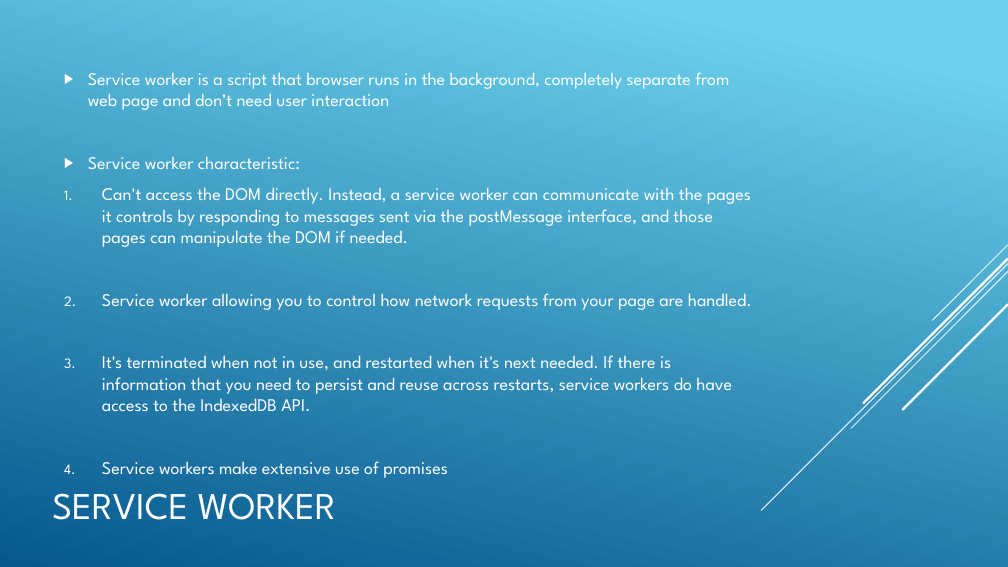
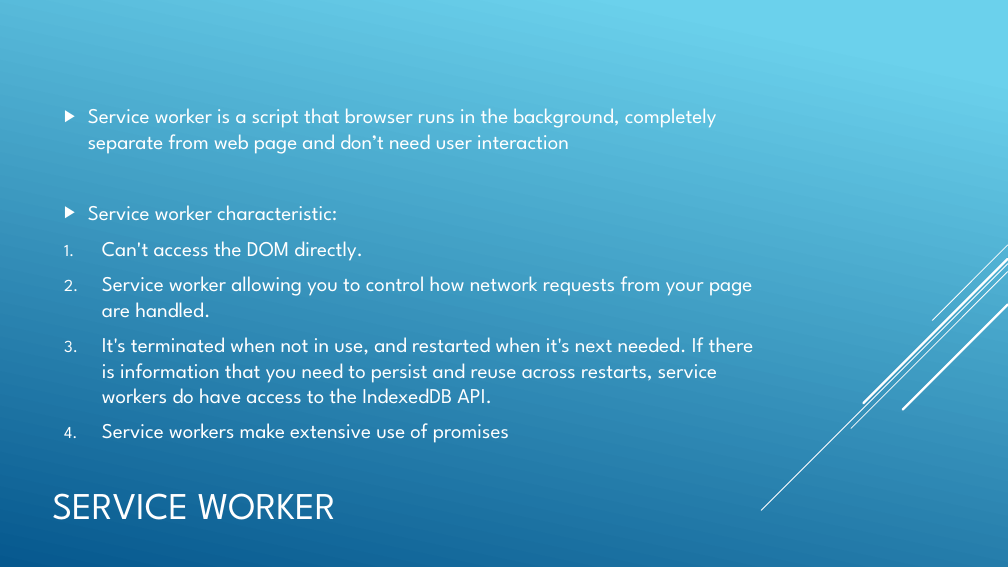
Before and after one commit to ngohungphuc/Presentation, a slide deck: slide 5 of Progressive Web App/PWA.pptx. Drawn at 1008x567 pixels with LibreOffice and Linux fonts; fonts in the diff are those of the drawing. Boxes give left, top, right and bottom in pixels: in the first picture for what was removed or moved away, otherwise in the second. Text is boxed around its words. In the diff, an @@ line names an element or a change of style, - is before the commit and + after.

Commit message:
add slide

```diff
--- a/Progressive Web App/PWA.pptx
+++ b/Progressive Web App/PWA.pptx
@@ text at <box>88,108,754,443</box>: size 17 to 20 pt @@
@@ text at <box>102,241,363,261</box>: text changed; size 17 to 20 pt @@
-1. Can't access the DOM directly. Instead, a service worker can communicate with the pages it controls by responding to messages sent via the postMessage interface, and those pages can manipulate the DOM if needed.
+1. Can't access the DOM directly.
```
Also in this commit, not shown: 1 other slide changed, 1 other file.
